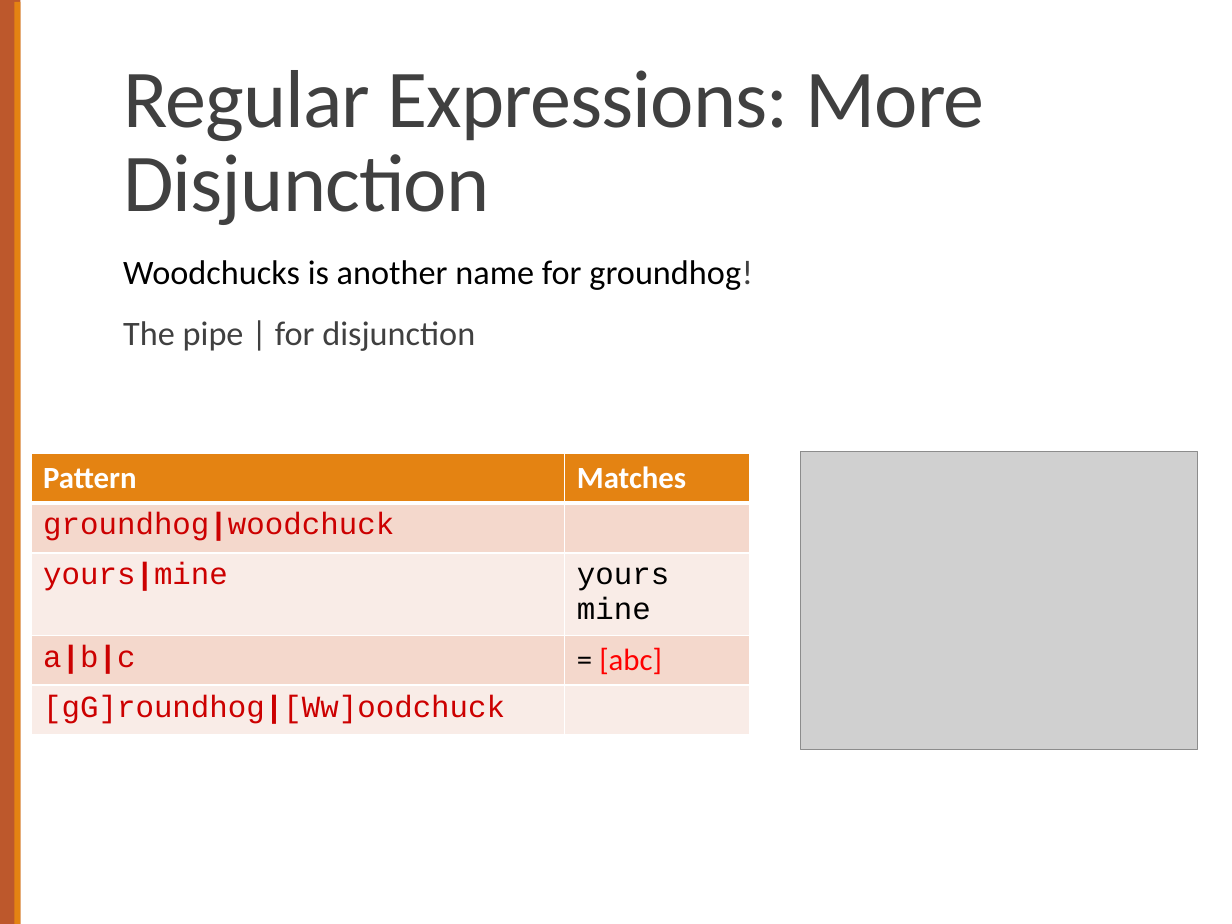
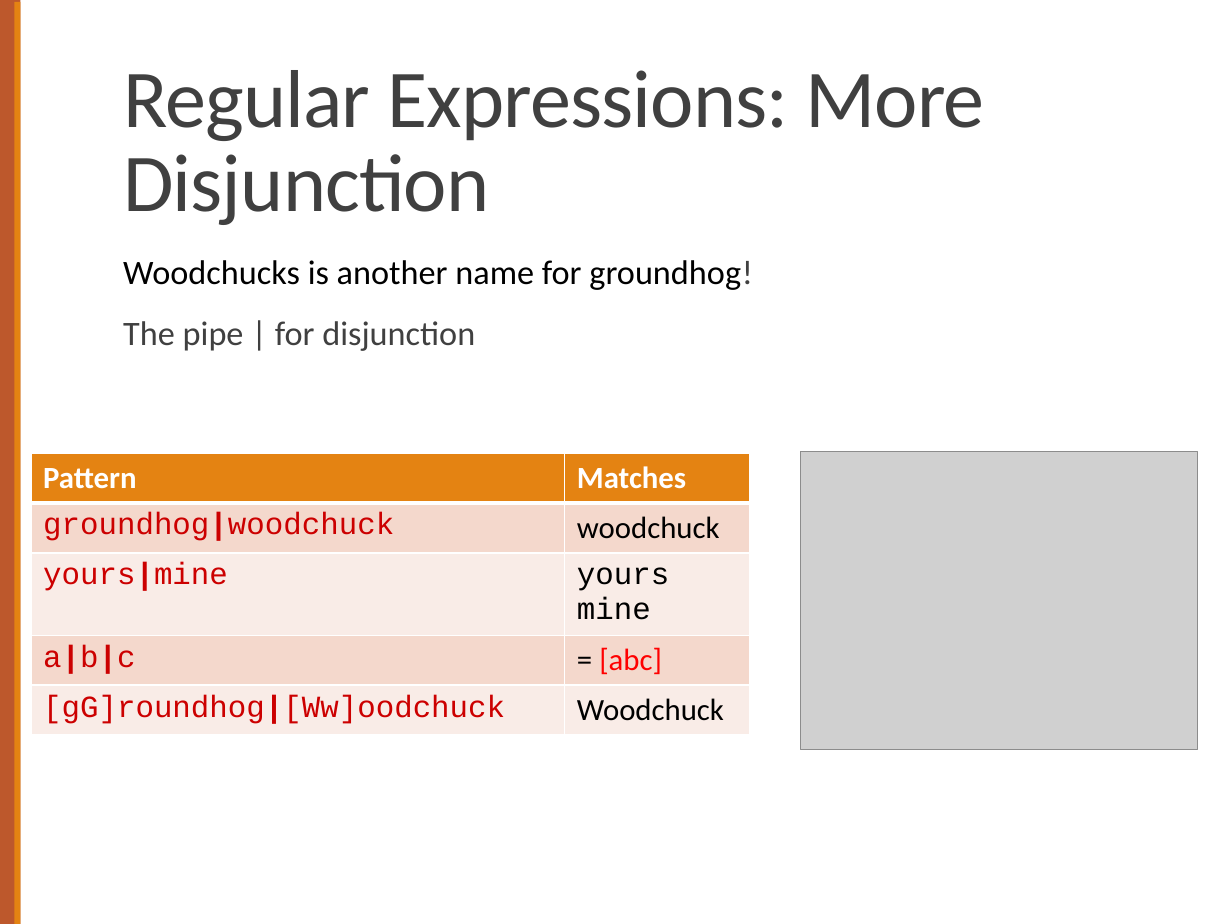
Before and after one commit to computational-linguistics-class/computational-linguistics-class.github.io, a slide deck: slide 17 of slides/02-text-processing.pptx (slide 21 before the commit). Drawn at 1232x924 pixels with LibreOffice and Linux fonts; fonts in the diff are those of the drawing; grey boxes stand for pictures. Boxes give left, top, right and bottom in pixels: in the first picture for what was removed or moved away, otherwise in the second. Text is boxed around its words. In the diff, an @@ line names an element or a change of style, - is before the commit and + after.

```diff
--- a/slides/02-text-processing.pptx
+++ b/slides/02-text-processing.pptx
@@ table at box(31, 453, 749, 739) @@
-row 2, column 2: 
+row 2, column 2: woodchuck
-row 5, column 2: 
+row 5, column 2: Woodchuck
```
Also in this commit, not shown: 8 other slides changed, 3 slides added, 7 slides removed, 1 other file.
